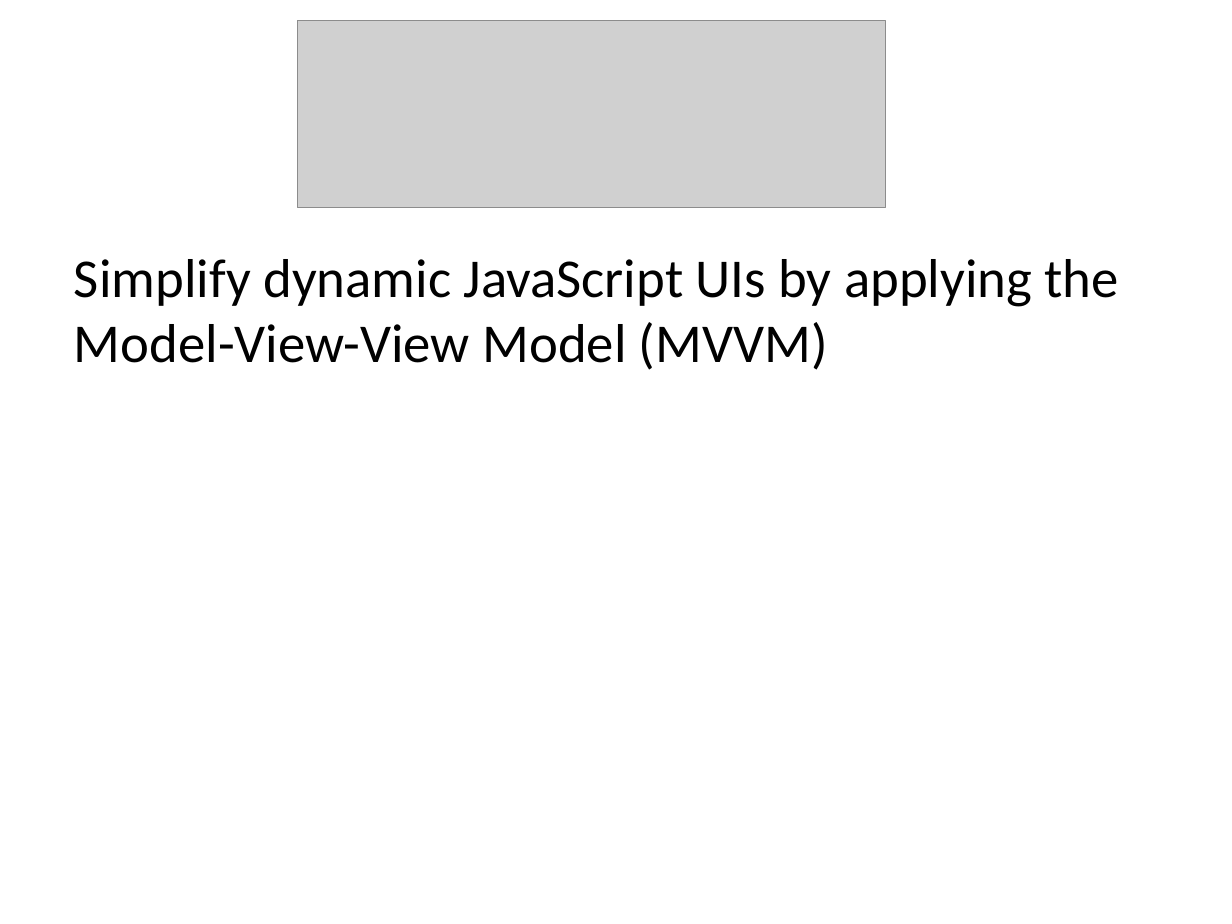
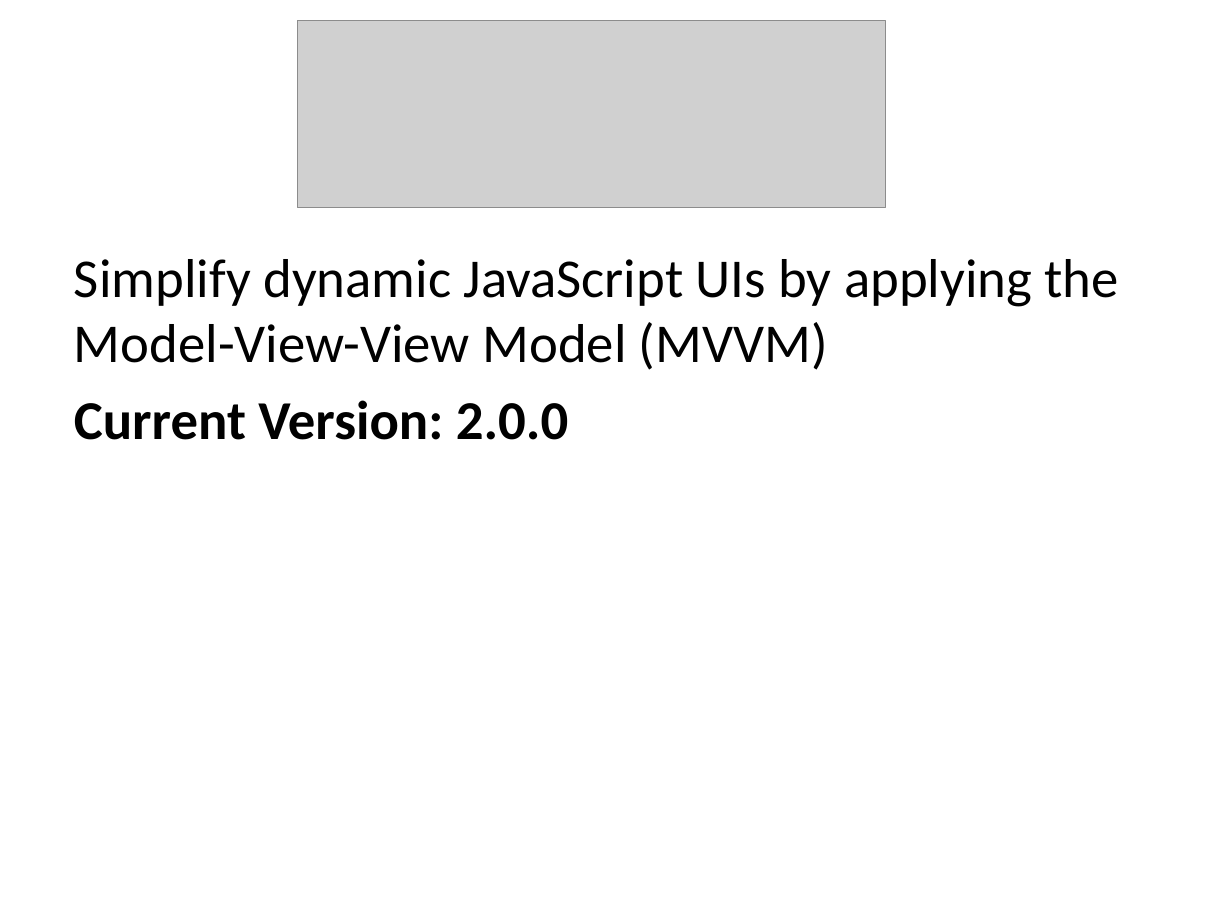
Before and after one commit to Mallioch/Presentations, a slide deck: slide 13 of 2012_1_5__client_side_mvx_frameworks/1 - Intro.pptx. Drawn at 1232x924 pixels with LibreOffice and Linux fonts; fonts in the diff are those of the drawing; grey boxes stand for pictures; background and template pictures are left out. Boxes give left, top, right and bottom in pixels: in the first picture for what was removed or moved away, otherwise in the second. Text is boxed around its words. In the diff, an @@ line names an element or a change of style, - is before the commit and + after.

```diff
--- a/2012_1_5__client_side_mvx_frameworks/1 - Intro.pptx
+++ b/2012_1_5__client_side_mvx_frameworks/1 - Intro.pptx
@@ text at bbox=[74, 400, 568, 440]: paragraph added @@
+Current Version: 2.0.0
```
Also in this commit, not shown: 3 other slides changed, 3 other files.
